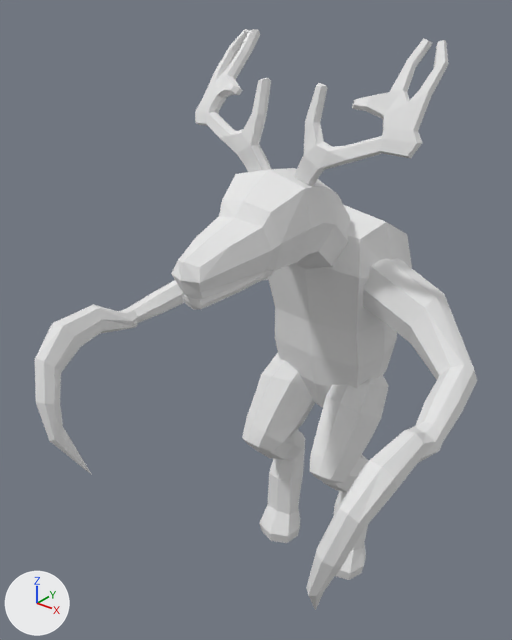
The Blender file dev/Creatures/Beasts/Jabberwock/jabberwock.blend as it was, and as the next commit left it.
Both versions are drawn from a 50 mm lens placed at (2.49, -3.93, 4.34), pointed at (-0.18, -0.59, 2.27). Every picture has the same lights, and +X, +Y and +Z are marked at lower left.

The first picture shows 'ArmLeft', 'ArmRight', 'Body', 'Head', 'LegLeft01', 'LegLeft02', 'LegLeft03', 'LegRight01', 'LegRight02', 'LegRight03', 'Mouth'.
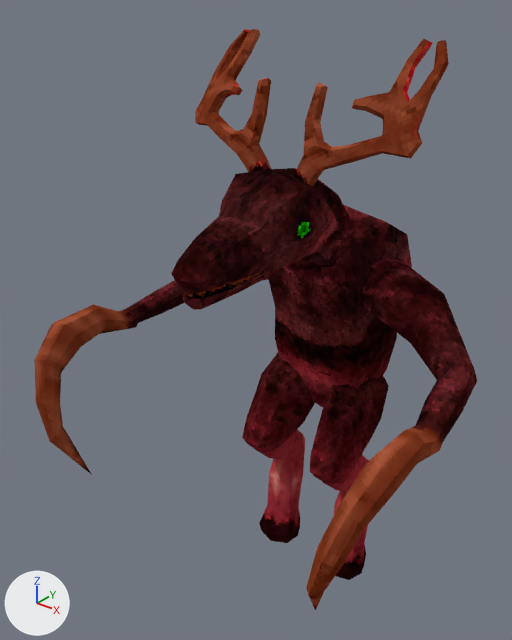
Patch to the scene script:
```diff
--- a/dev/Creatures/Beasts/Jabberwock/jabberwock.blend.py
+++ b/dev/Creatures/Beasts/Jabberwock/jabberwock.blend.py
@@ img_jabberwock @@
+img_jabberwock = load_image('jabberwock', 'jabberwock.png', 256, 256, 'sRGB')
@@ mat_jabberwock @@
 mat_jabberwock = diffuse_material('jabberwock')
-mat_jabberwock.base_color = (0.8, 0.8, 0.8)  # white #e7e7e7
+mat_jabberwock.texture = img_jabberwock
+mat_jabberwock.roughness = 0.5
```

Pixel boxes [x1, y1, x2, y2] of what changed, in the pictures (512 x 640 px):
'Head', surface changed (white to red)
    both: [171, 29, 449, 299]
'ArmLeft', surface changed (white to red)
    both: [306, 258, 477, 610]
'Body', surface changed (grey to red)
    both: [268, 205, 412, 407]
'ArmRight', surface changed (grey to brown)
    both: [34, 277, 269, 475]
'LegLeft01', surface changed (grey to red)
    both: [310, 374, 389, 484]
'LegRight01', surface changed (white to red)
    both: [242, 353, 315, 452]
'LegRight03', surface changed (grey to red)
    both: [259, 432, 305, 543]
'LegLeft03', surface changed (grey to red)
    both: [334, 491, 368, 580]
'Mouth', surface changed (grey to red)
    both: [183, 270, 275, 310]
'LegRight02', surface changed (grey to red)
    both: [254, 429, 304, 459]
'LegLeft02', surface changed (grey to red)
    both: [321, 455, 369, 492]
